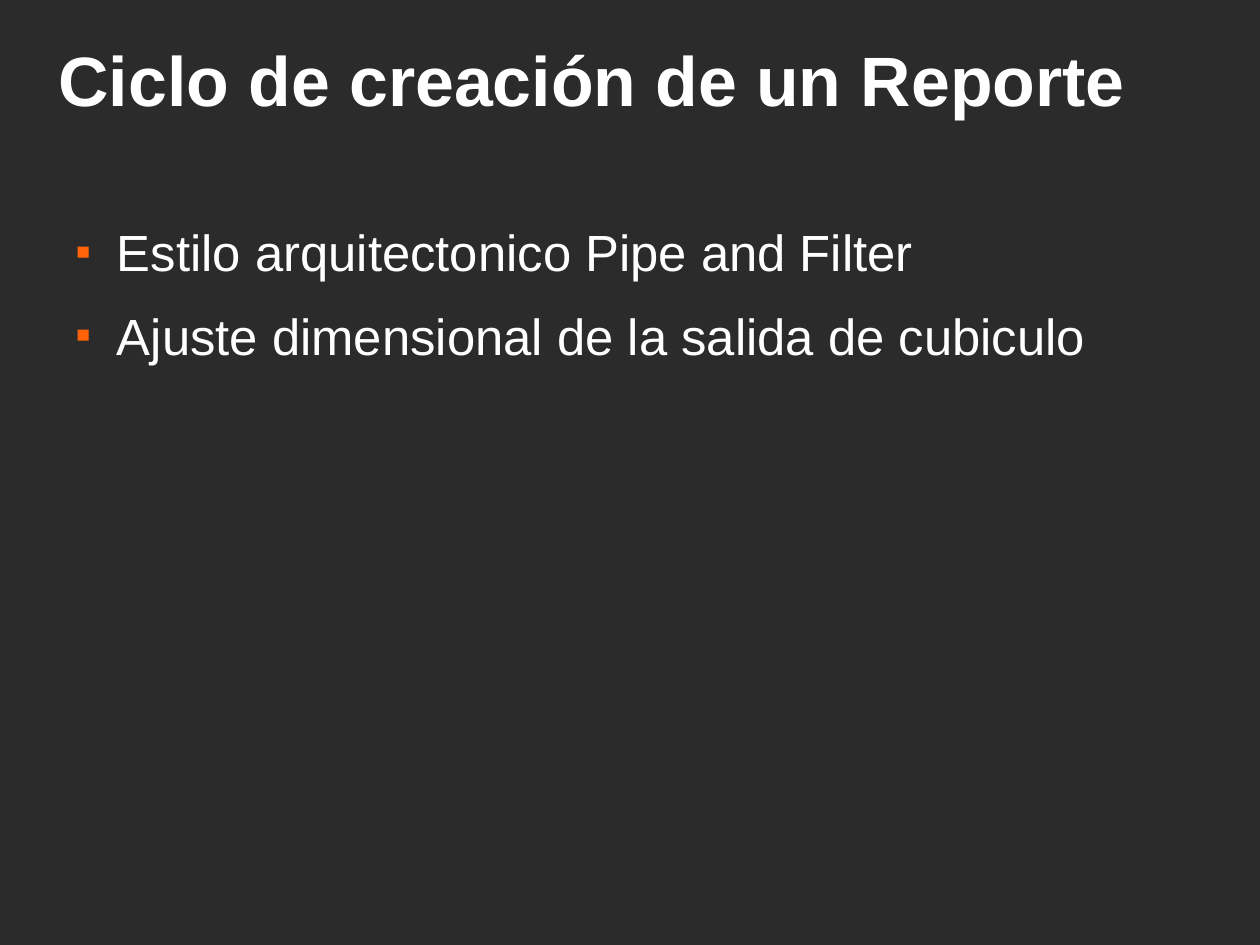
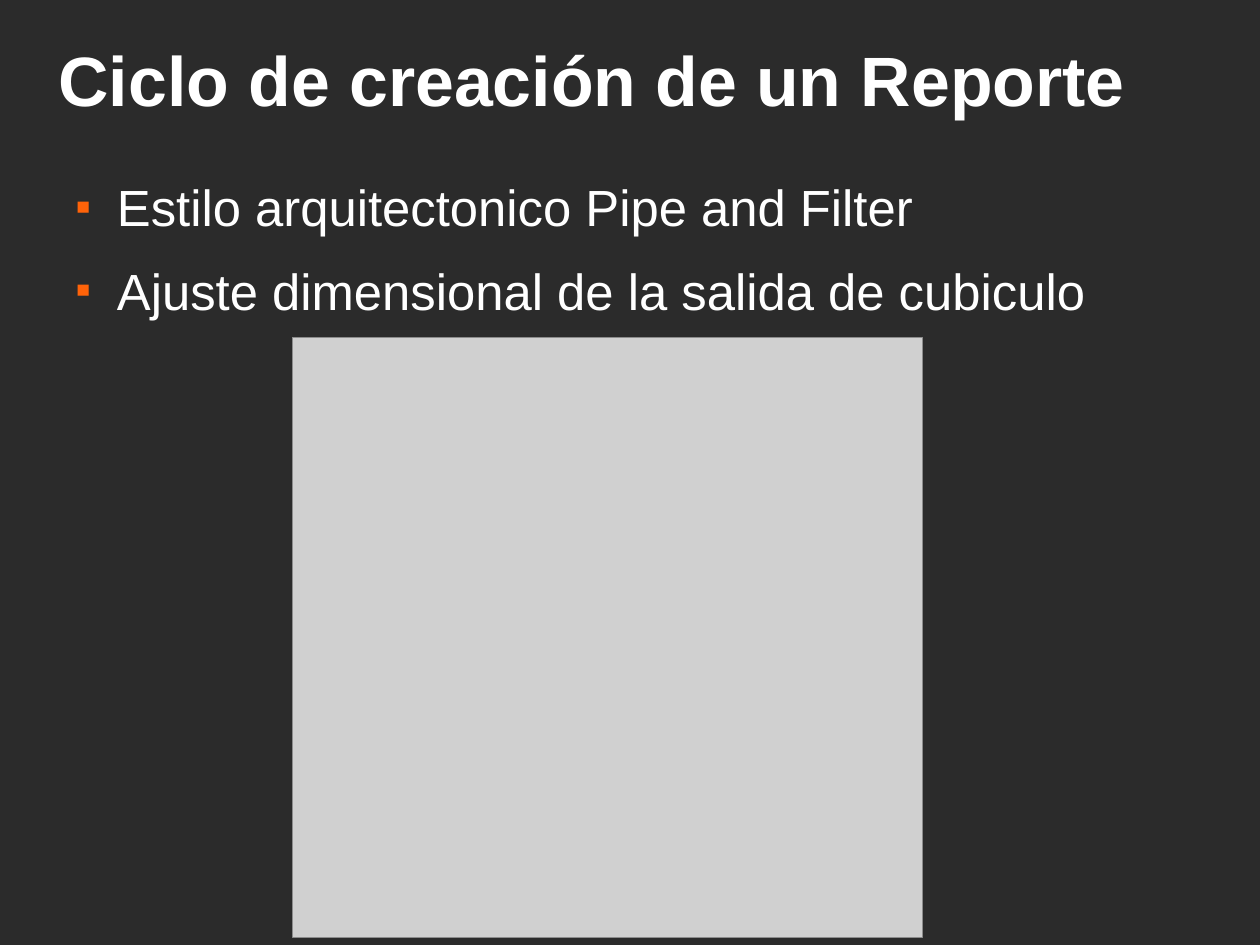
Before and after one commit to ervin45/proyectofinal, a slide deck: slide 34 of doc/material_para_la_catedra/presentacion_final/presentacion_final.odp (slide 30 before the commit). Drawn at 1260x945 pixels with LibreOffice and Linux fonts; fonts in the diff are those of the drawing; grey boxes stand for pictures; background and template pictures are left out; a plain dark background stands for a picture behind light text. Boxes give left, top, right and bottom in pixels: in the first picture for what was removed or moved away, otherwise in the second. Text is boxed around its words. In the diff, an @@ line names an element or a change of style, - is before the commit and + after.

```diff
--- a/doc/material_para_la_catedra/presentacion_final/presentacion_final.odp
+++ b/doc/material_para_la_catedra/presentacion_final/presentacion_final.odp
@@ text "Estilo arquitectonico Pipe and Filter": place and size @@
-text "Estilo arquitectonico Pipe and Filter" at [117,234,1085,365]
+text "Estilo arquitectonico Pipe and Filter" at [117,189,1085,320]
@@ picture added at [293,337,923,938] @@
```
Also in this commit, not shown: 14 other slides changed, 11 slides added, 7 slides removed, 24 other files.
